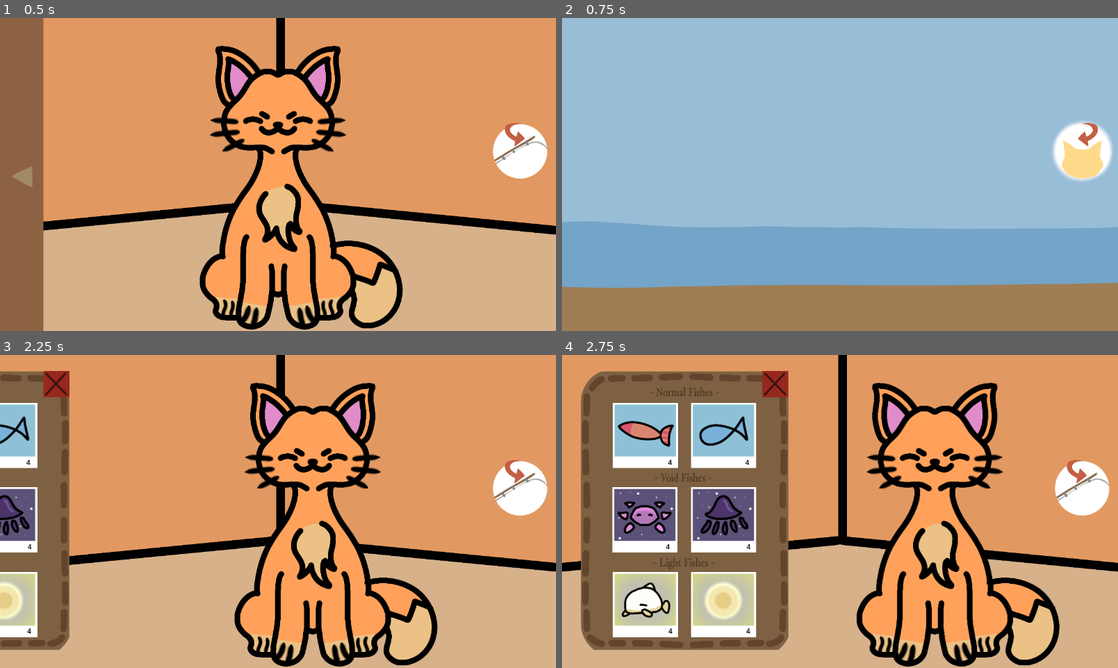
Above: before the commit, frames 1-4 (two rows, left to right).
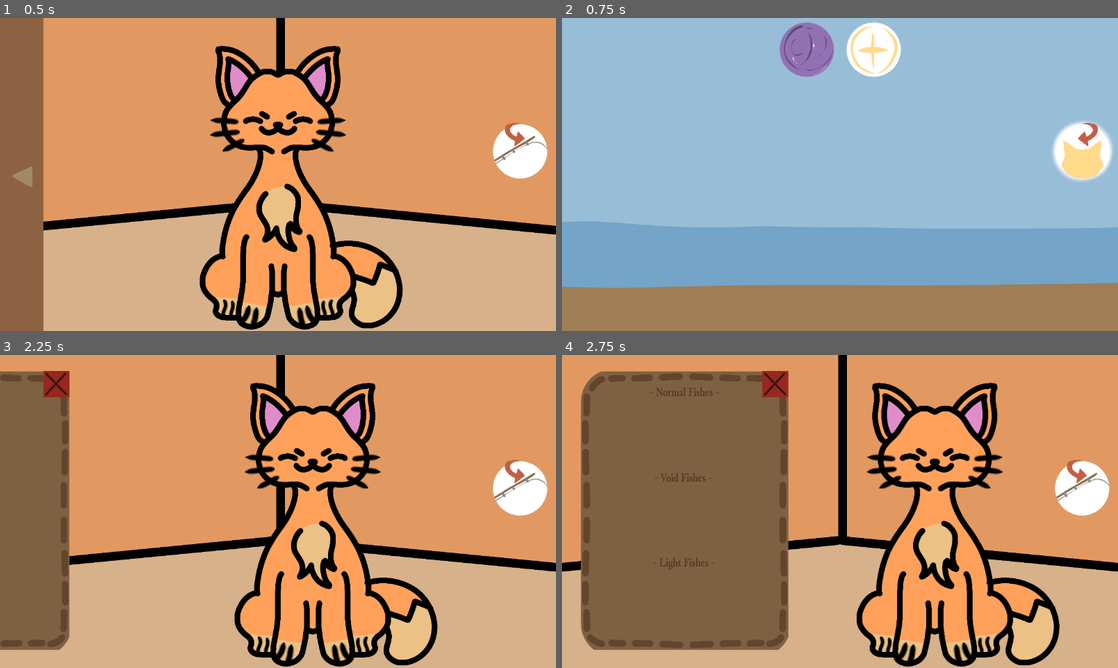
Above: after the commit, the same moments.

Repository: jhazmineaudrey/Reelin-Rifts
Game: Godot game, scene res://Scenes/MainMenu.tscn
Two runs of this game, one before a commit and one after it. Both use one fixed random seed, a clock stepped at 60 frames per second and the inputs below.
Inputs (mouse positions are in pixels of both pictures, inside the frame that each line leads up to):
- Up to frame 1 (0.5 s): no input
- Up to frame 2 (0.75 s): click (1084, 152) at 0.5 s
- Up to frame 3 (2.25 s): click (522, 489) at 1.25 s; click (22, 511) at 2 s
- Up to frame 4 (2.75 s): no input

Frame 1 is identical in both runs. In frame 2, 2.7% of the frame differs, in the area x 39-61%, y 1-19%; in frame 3, 4.2%; in frame 4, 15%, in the area x 9-35%, y 15-91%.

Commit message:
fix: hover issue with fishing scene icons

Diff:
--- a/Scenes/FishingScene.tscn
+++ b/Scenes/FishingScene.tscn
@@ -73,6 +73,7 @@
 offset_top = 10.16
 offset_right = 490.0
 offset_bottom = 10.16
+size_flags_horizontal = 4
 size_flags_vertical = 4
 
 [node name="VoidButton" type="TextureButton" parent="." unique_id=1559155310]
@@ -88,6 +89,8 @@
 offset_bottom = 158.0
 grow_horizontal = 2
 grow_vertical = 2
+size_flags_horizontal = 4
+size_flags_vertical = 4
 texture_normal = ExtResource("10_05mig")
 texture_pressed = ExtResource("10_05mig")
 texture_hover = ExtResource("11_gc7q3")
@@ -105,6 +108,8 @@
 offset_bottom = 448.0
 grow_horizontal = 2
 grow_vertical = 2
+size_flags_horizontal = 4
+size_flags_vertical = 4
 texture_normal = ExtResource("12_4x7v3")
 texture_pressed = ExtResource("12_4x7v3")
 texture_hover = ExtResource("13_d61yx")
@@ -121,6 +126,8 @@
 offset_bottom = 352.0
 grow_horizontal = 2
 grow_vertical = 2
+size_flags_horizontal = 4
+size_flags_vertical = 4
 texture_normal = ExtResource("14_sslnf")
 texture_pressed = ExtResource("14_sslnf")
 texture_hover = ExtResource("15_u7kdj")
--- a/Scripts/fishing_scene.gd
+++ b/Scripts/fishing_scene.gd
@@ -49,9 +49,9 @@
 		1:
 			scene_buttons_container.size = Vector2(150, 150)
 		2:
-			scene_buttons_container.size = Vector2(300, 300)
+			scene_buttons_container.size = Vector2(300, 150)
 
-	scene_buttons_container.global_position = Vector2((get_viewport_rect().size.x/2) - (scene_buttons_container.size.x/2), 10)
+	scene_buttons_container.global_position = Vector2((get_viewport_rect().size.x/2) - (scene_buttons_container.size.x/2), 0)
 
 func _on_change_scene_icon_pressed() -> void:
 	get_tree().change_scene_to_packed(MAIN_MENU)
--- a/Scripts/global_vars.gd
+++ b/Scripts/global_vars.gd
@@ -1,22 +1,22 @@
 extends Node
 
-var fish_unlock : bool = true
-var salmon_unlock : bool = true
-var vsquid_unlock : bool = true
-var axolotl_unlock : bool = true
-var whale_unlock : bool = true
-var pearl_unlock : bool = true
+var fish_unlock : bool = false
+var salmon_unlock : bool = false
+var vsquid_unlock : bool = false
+var axolotl_unlock : bool = false
+var whale_unlock : bool = false
+var pearl_unlock : bool = false
 
-var void_unlock : bool = false
-var light_unlock : bool = false
+var void_unlock : bool = true
+var light_unlock : bool = true
 
 
-var fish_qty : int = 4
-var salmon_qty : int = 4
-var vsquid_qty : int = 4
-var axolotl_qty : int = 4
-var whale_qty : int = 4
-var pearl_qty : int = 4
+var fish_qty : int = 0
+var salmon_qty : int = 0
+var vsquid_qty : int = 0
+var axolotl_qty : int = 0
+var whale_qty : int = 0
+var pearl_qty : int = 0
 
 var possible_cat_wants = ["Fish", "Salmon", "VSquid", "Axolotl", "Whale", "Pearl"]
 var current_cat_want : String
